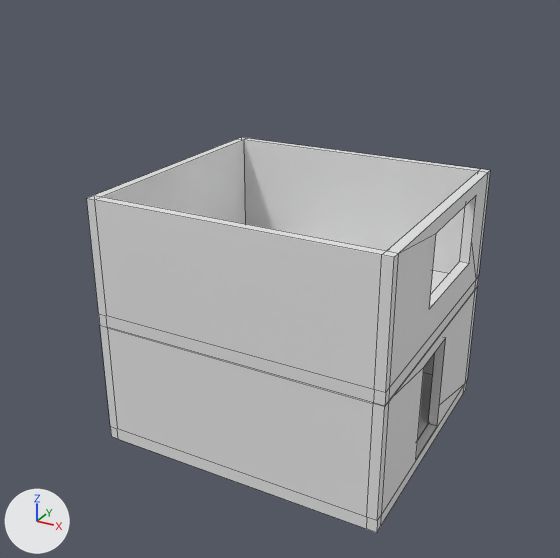
Before and after pictures for a commit that changed the Blender file Assets/Models/two-story_house.blend.
One viewpoint serves both versions: a camera (50 mm lens) standing at (11.41, -19.97, 14.64) and looking at (0.9, -0.85, 5.09). The lights are fixed; the arrows at lower left show +X, +Y and +Z. Mesh edges are drawn as thin lines.

In view in the first picture: 'house_basis', 'house_basis.001'.
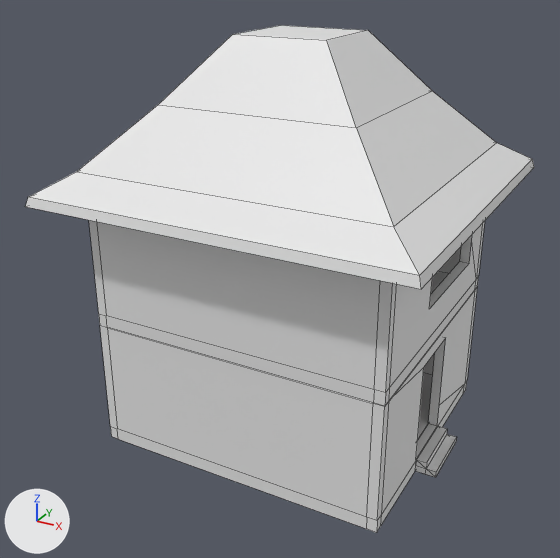
What differs and where, as boxes [x1, y1, x2, y2] in the pictures (560 x 558 px):
'Roof', added: after [26, 25, 534, 289]
'PorchSteps', added: after [416, 426, 456, 477]
'PorchStepsRampCollider', added: after [415, 460, 435, 477]

What changed in the scene script:
```text
Add me_cube:
    me_cube.from_pydata(...)  # 20 vertices, 18 faces; spans x -1.0..1.0, y -1.0..1.0, z -1.0..39.2
Add me_cube_004:
    me_cube_004.from_pydata(...)  # 16 vertices, 14 faces; spans x -1.0..1.13, y -1.0..1.0, z -1.0..1.0
Add me_cube_005:
    me_cube_005.from_pydata([(-1.0, -1.0, -1.0), (-1.0, -1.0, 1.0), (-1.0, 1.0, -1.0), (-1.0, 1.0, 1.0), (1.13, -1.0, -1.0), (1.13, 1.0, -1.0)], [], [(2, 5, 4, 0), (5, 3, 1, 4), (4, 1, 0), (2, 3, 5), (0, 1, 3, 2)])
Add ob_roof:
    ob_roof = bpy.data.objects.new('Roof', me_cube)
    ob_roof.location = (1.2, -0.26, 8.02)
    ob_roof.scale = (5.69, 5.42, 0.108)
Add ob_porchsteps:
    ob_porchsteps = bpy.data.objects.new('PorchSteps', me_cube_004)
    ob_porchsteps.location = (6.08, -0.33, 0.23)
    ob_porchsteps.scale = (0.3, 1.0, 0.207)
Add ob_porchstepsrampcollider:
    ob_porchstepsrampcollider = bpy.data.objects.new('PorchStepsRampCollider', me_cube_005)
    ob_porchstepsrampcollider.location = (6.08, -0.34, 0.23)
    ob_porchstepsrampcollider.scale = (0.3, 1.0, 0.207)
```
